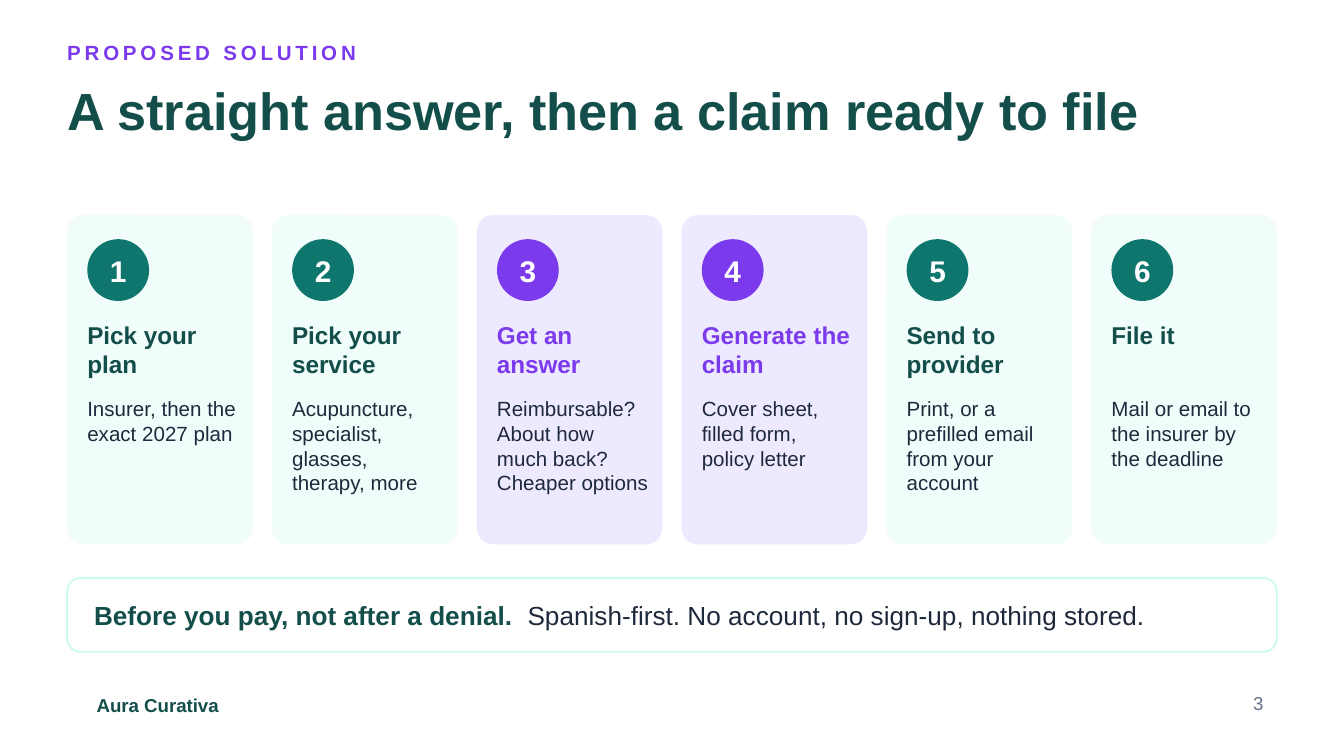
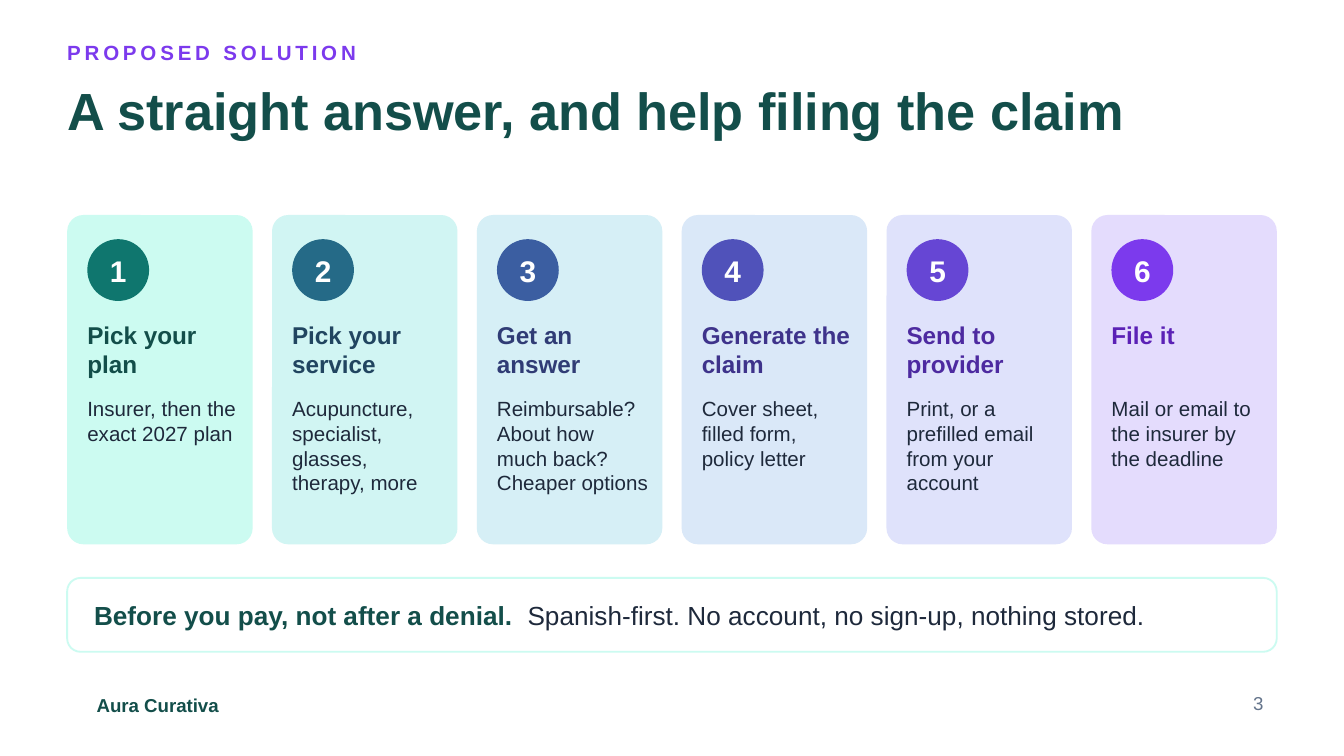
Before and after one commit to jdreben/aura-curativa, a slide deck: slide 3 of docs/slides/aura-curativa-deck.pptx. Drawn at 1344x756 pixels with LibreOffice and Linux fonts; fonts in the diff are those of the drawing; background and template pictures are left out. Boxes give left, top, right and bottom in pixels: in the first picture for what was removed or moved away, otherwise in the second. Text is boxed around its words. In the diff, an @@ line names an element or a change of style, - is before the commit and + after.

```diff
--- a/docs/slides/aura-curativa-deck.pptx
+++ b/docs/slides/aura-curativa-deck.pptx
@@ title at (67,92,1124,140): text changed @@
-A straight answer, then a claim ready to file
+A straight answer, and help filing the claim
@@ rounded rectangle at (67,215,253,544): fill #F0FDFA to #CCFBF1 @@
@@ rounded rectangle at (271,215,457,544): fill #F0FDFA to #D1F5F3 @@
@@ ellipse at (292,239,353,301): fill #0F766E to #256A87 @@
@@ rounded rectangle at (477,215,663,544): fill #EDE9FE to #D6EFF6 @@
@@ ellipse at (497,239,559,301): fill #7C3AED to #3B5EA1 @@
@@ rounded rectangle at (681,215,867,544): fill #EDE9FE to #DAE8F8 @@
@@ ellipse at (702,239,763,301): fill #7C3AED to #5052BA @@
@@ rounded rectangle at (887,215,1073,544): fill #F0FDFA to #DFE2FB @@
@@ ellipse at (907,239,969,301): fill #0F766E to #6646D4 @@
@@ rounded rectangle at (1091,215,1277,544): fill #F0FDFA to #E4DCFD @@
@@ ellipse at (1111,239,1173,301): fill #0F766E to #7C3AED @@
@@ text "Pick your service" at (292,326,401,373): text colour #134E4A to #214560 @@
@@ text "Get an answer" at (497,327,580,374): text colour #7C3AED to #303C75 @@
@@ text "Generate the claim" at (702,326,849,373): text colour #7C3AED to #3E338B @@
@@ text "Send to provider" at (907,326,1004,378): text colour #134E4A to #4D2AA0 @@
@@ text "File it" at (1111,326,1175,344): text colour #134E4A to #5B21B6 @@
```
Also in this commit, not shown: 5 other slides changed, 1 other file.
